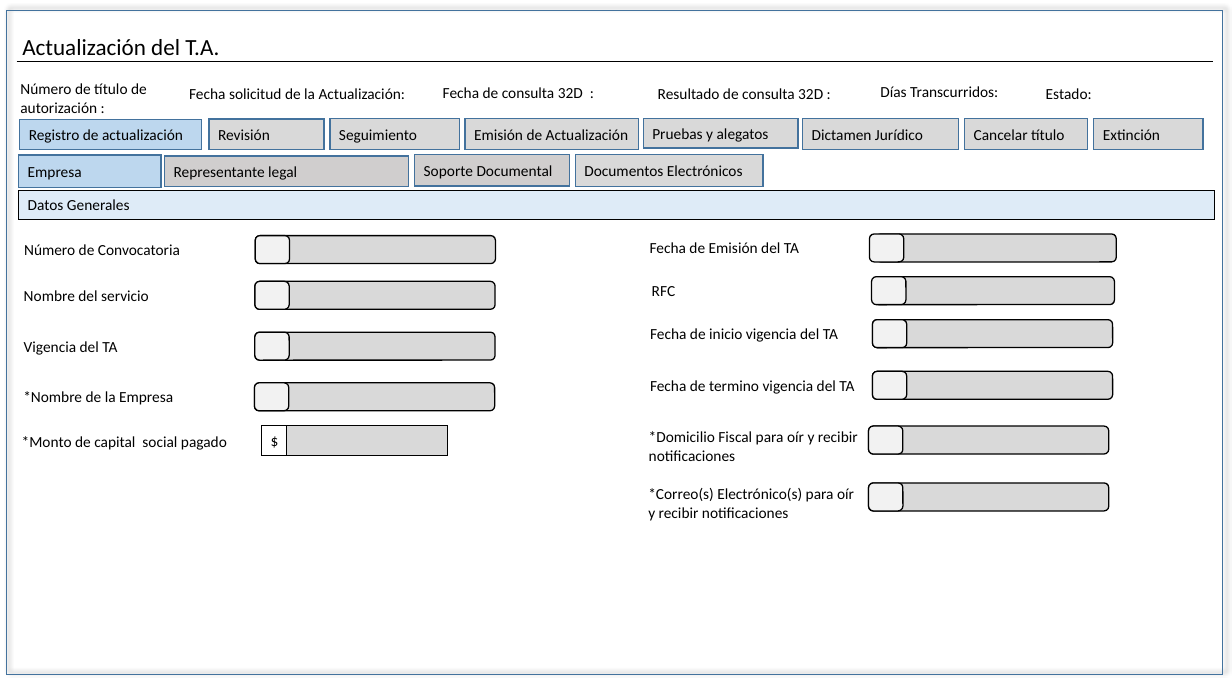
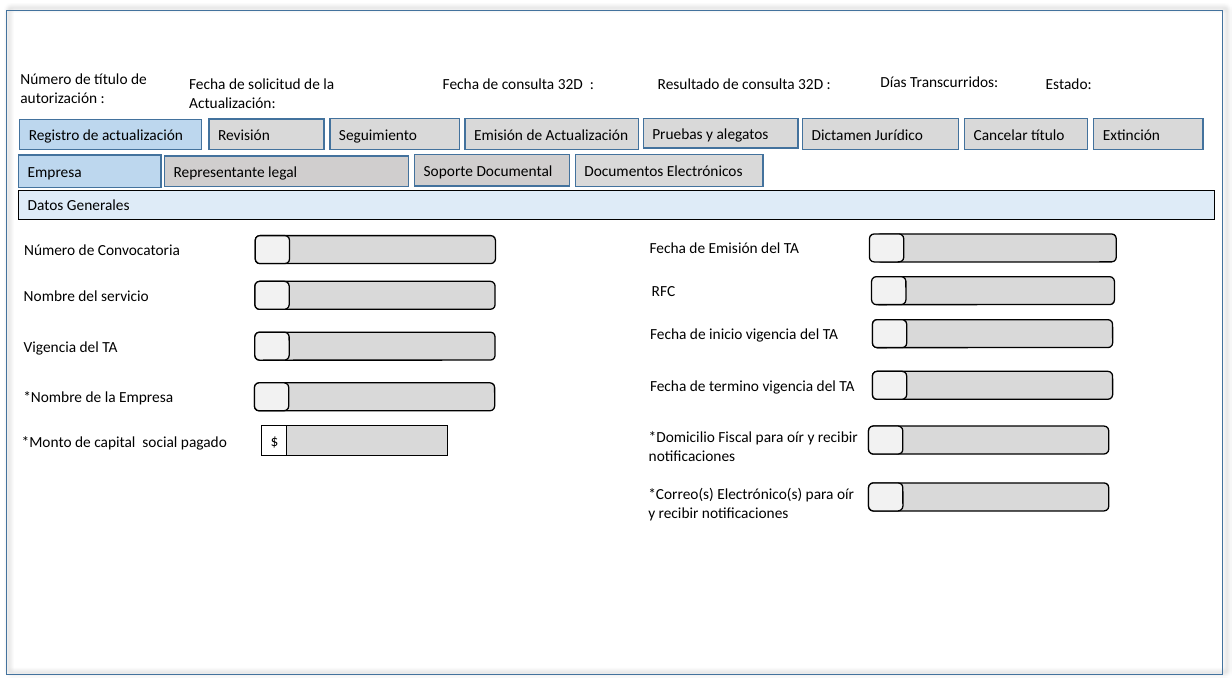
Before and after one commit to EDDIE83/Documentos, a slide deck: slide 24 of TAF 092019/PANTALAS EIU´S Actualizacion.pptx. Drawn at 1232x693 pixels with LibreOffice and Linux fonts; fonts in the diff are those of the drawing. Boxes give left, top, right and bottom in pixels: in the first picture for what was removed or moved away, otherwise in the second. Text is boxed around its words. In the diff, an @@ line names an element or a change of style, - is before the commit and + after.

```diff
--- a/TAF 092019/PANTALAS EIU´S Actualizacion.pptx
+++ b/TAF 092019/PANTALAS EIU´S Actualizacion.pptx
@@ text removed at box(22, 39, 219, 55) @@
-Actualización del T.A.
@@ 5 texts: place and size @@
-5 texts at box(20, 83, 1092, 113)
+5 texts at box(20, 73, 1092, 103)
@@ line removed from (17, 61) to (1213, 61) @@
@@ text at box(189, 78, 334, 108): text changed @@
-Fecha solicitud de la Actualización:
+Fecha de solicitud de la Actualización:
```
Also in this commit, not shown: 21 other slides changed, 5 other files.
